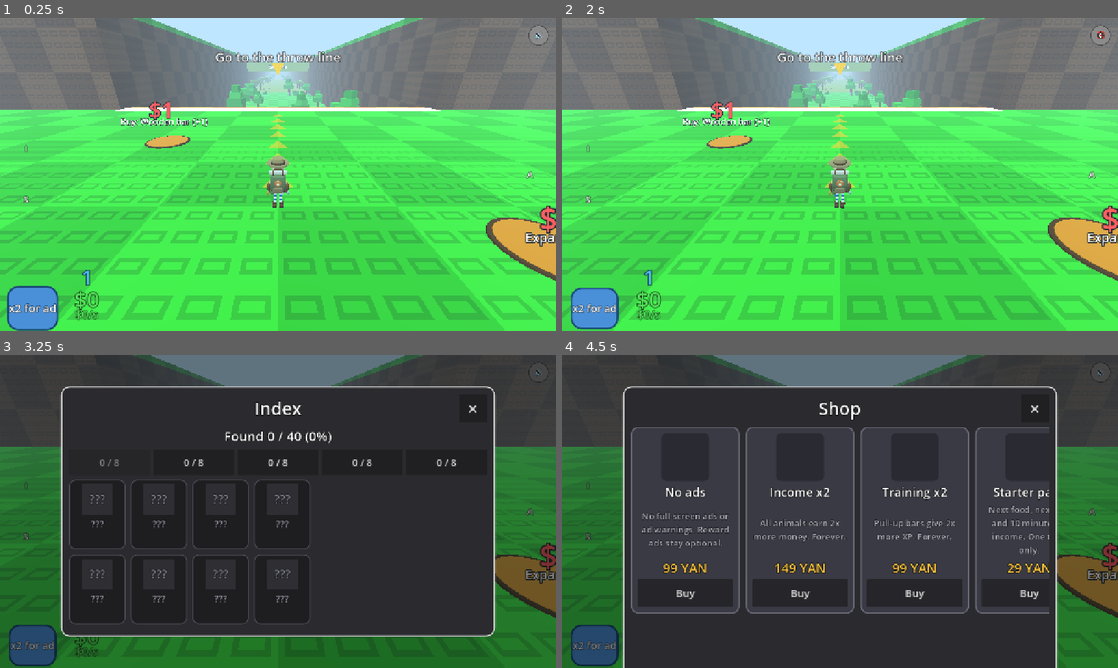
Above: before the commit, frames 1-4 (two rows, left to right).
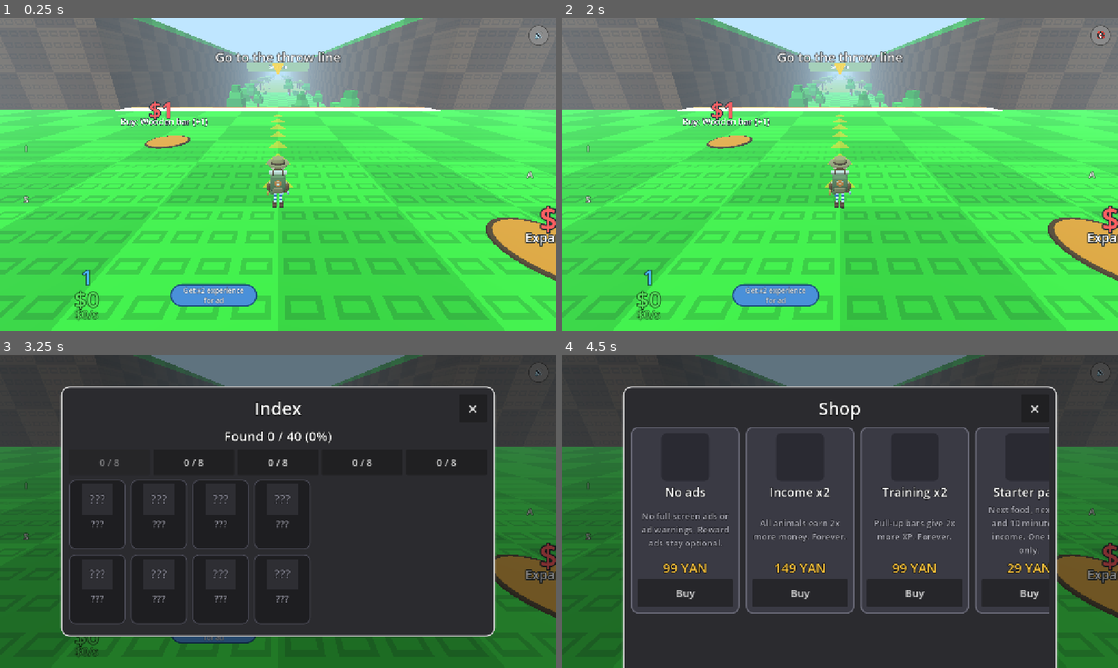
Above: after the commit, the same moments.

Repository: morrowelias9-create/feed-the-animals
Game: Godot game, scene res://scenes/main.tscn
The game is run twice, just before and just after one commit, with the same random seed, the same clock (stepped at 60 frames per second) and the same inputs.
Inputs:
- Up to frame 1 (0.25 s): no input
- Up to frame 2 (2 s): click "x2 for ad" (after the commit: "Get x2 experience for ad") at 0.5 s; click "🔊" at 1.25 s
- Up to frame 3 (3.25 s): click "🔇" at 2 s; click "I" at 2.75 s
- Up to frame 4 (4.5 s): click "×" at 3.5 s; click "S" at 4.25 s

The runs differ from the first frame. In frame 1, 2.4% of the frame differs, in the area x 1-47%, y 84-100%; in frame 2, 2.2%; in frame 3, 1.4%; in frame 4, 1.1%.

Commit message:
HUD boost button fix: position right of money counter, reduce size, remove scale pulse, add subtle opacity glow, update text to 'x2 experience for ad'

Diff:
--- a/autoload/loc.gd
+++ b/autoload/loc.gd
@@ -197,7 +197,7 @@
 	"offline_double": {"ru": "x2 за рекламу", "en": "x2 for ad"},
 
 	# Буст x2 за рекламу (T22)
-	"boost_btn": {"ru": "x2 за рекламу", "en": "x2 for ad"},
+	"boost_btn": {"ru": "Получить х2 опыта\nза рекламу", "en": "Get x2 experience\nfor ad"},
 
 	# Предупреждение перед межстраничной рекламой (путь Б, T23)
 	"ad_warning": {"ru": "Реклама через %d...", "en": "Ad in %d...", "tr": "Reklam %d saniye sonra..."},
--- a/scripts/ui/hud.gd
+++ b/scripts/ui/hud.gd
@@ -183,25 +183,24 @@
 		if not is_processing_internal():
 			set_process_internal(true)
 	else:
-		# Буст неактивен: показываем кнопку с пульсацией, прячем таймер
+		# Буст неактивен: показываем кнопку БЕЗ пульсации масштаба, с лёгким пульсированием прозрачности
 		_boost_button.visible = _full
 		_boost_timer.visible = false
 		set_process_internal(false)
-		# Запускаем пульсацию кнопки
-		_start_boost_pulse()
-
-
-func _start_boost_pulse() -> void:
+		# Тихое пульсирование прозрачности (opacity 1.0 -> 0.7 -> 1.0), без масштабирования
+		_start_boost_glow()
+
+
+func _start_boost_glow() -> void:
 	if _boost_pulse_tween != null and _boost_pulse_tween.is_valid():
 		_boost_pulse_tween.kill()
-	_boost_button.scale = Vector2.ONE
-	_boost_button.pivot_offset = _boost_button.size / 2.0
+	# Тихое пульсирование прозрачности (opacity 1.0 -> 0.7 -> 1.0), без масштабирования
 	var tween: Tween = _boost_button.create_tween()
 	tween.set_loops()
-	var grow: PropertyTweener = tween.tween_property(_boost_button, "scale", Vector2(1.15, 1.15), 0.5)
-	grow.set_trans(Tween.TRANS_SINE).set_ease(Tween.EASE_IN_OUT)
-	var shrink: PropertyTweener = tween.tween_property(_boost_button, "scale", Vector2.ONE, 0.5)
-	shrink.set_trans(Tween.TRANS_SINE).set_ease(Tween.EASE_IN_OUT)
+	var fade_out: PropertyTweener = tween.tween_property(_boost_button, "modulate:a", 0.7, 1.5)
+	fade_out.set_trans(Tween.TRANS_SINE).set_ease(Tween.EASE_IN_OUT)
+	var fade_in: PropertyTweener = tween.tween_property(_boost_button, "modulate:a", 1.0, 1.5)
+	fade_in.set_trans(Tween.TRANS_SINE).set_ease(Tween.EASE_IN_OUT)
 	_boost_pulse_tween = tween
 
 
@@ -257,58 +256,72 @@
 	_build_sound()
 
 
-# T22: создаёт кнопку буста и таймер под строкой дохода
+# T22: создаёт кнопку буста и таймер (правый верхний угол, над звуком)
 func _build_boost() -> void:
-	# Кнопка "x2 за рекламу"
+	# Кнопка "получить х2 опыта за рекламу" (прямоугольник 200×52, над звуком)
 	_boost_button = Button.new()
 	_boost_button.name = "BoostButton"
-	_boost_button.custom_minimum_size = Vector2(BOOST_BTN_SIZE, BOOST_BTN_SIZE)
-	_boost_button.size = Vector2(BOOST_BTN_SIZE, BOOST_BTN_SIZE)
+	const BOOST_BTN_W: float = 200.0
+	const BOOST_BTN_H: float = 52.0
+	_boost_button.custom_minimum_size = Vector2(BOOST_BTN_W, BOOST_BTN_H)
+	_boost_button.size = Vector2(BOOST_BTN_W, BOOST_BTN_H)
 	_boost_button.focus_mode = Control.FOCUS_NONE
 	var style: StyleBoxFlat = StyleBoxFlat.new()
 	style.bg_color = Color("#4A90D9")
-	style.set_border_width_all(4)
+	style.set_border_width_all(3)
 	style.border_color = Color("#1A4A7A")
-	style.set_corner_radius_all(int(BOOST_BTN_SIZE / 4.0))
-	for st in ["normal", "hover", "pressed", "focus"]:
+	style.set_corner_radius_all(int(BOOST_BTN_H / 2.0))
+	for st in ["normal", "hover", "pressed", "focus", "disabled"]:
 		_boost_button.add_theme_stylebox_override(st, style)
-	_boost_button.add_theme_font_size_override("font_size", 24)
-	for color_name in ["font_color", "font_hover_color", "font_pressed_color"]:
+	_boost_button.add_theme_font_size_override("font_size", 16)
+	for color_name in ["font_color", "font_hover_color", "font_pressed_color", "font_disabled_color"]:
 		_boost_button.add_theme_color_override(color_name, UiStyle.COLOR_TEXT)
 	_boost_button.add_theme_color_override("font_outline_color", UiStyle.COLOR_OUTLINE)
-	_boost_button.add_theme_constant_override("outline_size", 4)
+	_boost_button.add_theme_constant_override("outline_size", 3)
+	# Текст на двух строках
 	_boost_button.text = Loc.t("boost_btn")
-	# Подняли выше, чтобы влезало в 720p
-	_boost_button.position = Vector2(20.0, 620.0)
+	_boost_button.autowrap_mode = TextServer.AUTOWRAP_WORD_SMART
+	# Позиция: справа от счетчика денег (справа от _money)
+	# Деньги: x=20, ширина=360, заканчиваются на x=380
+	# Буст: справа от денег с зазором 12px, по центру по вертикали относительно денег
+	var money_x: float = 20.0
+	var money_w: float = 360.0
+	var money_h: float = 50.0
+	var money_y: float = 612.0
+	var gap: float = 12.0
+	_boost_button.position = Vector2(money_x + money_w + gap, money_y)
 	_boost_button.pressed.connect(_on_boost_pressed)
 	add_child(_boost_button)
 
-	# Таймер буста "x2 MM:SS"
+	# Таймер буста "х2 MM:SS" — под кнопкой
 	_boost_timer = Label.new()
 	_boost_timer.name = "BoostTimer"
 	_boost_timer.mouse_filter = Control.MOUSE_FILTER_IGNORE
-	_boost_timer.horizontal_alignment = HORIZONTAL_ALIGNMENT_LEFT
+	_boost_timer.horizontal_alignment = HORIZONTAL_ALIGNMENT_CENTER
 	_boost_timer.vertical_alignment = VERTICAL_ALIGNMENT_CENTER
-	_boost_timer.add_theme_font_size_override("font_size", 30)
+	_boost_timer.add_theme_font_size_override("font_size", 20)
 	_boost_timer.add_theme_color_override("font_color", UiStyle.COLOR_MONEY)
 	_boost_timer.add_theme_color_override("font_outline_color", UiStyle.COLOR_OUTLINE)
 	_boost_timer.add_theme_constant_override("outline_size", 4)
-	_boost_timer.position = Vector2(20.0, 735.0)
-	_boost_timer.size = Vector2(300.0, BOOST_BTN_SIZE)
+	_boost_timer.position = Vector2(money_x + money_w + gap, money_y + BOOST_BTN_H + 4.0)
+	_boost_timer.size = Vector2(BOOST_BTN_W, 28.0)
 	_boost_timer.visible = false
 	add_child(_boost_timer)
 
-	# Изначально: если буст не активен — кнопка видна с пульсацией
+	# Изначально: если буст не активен — кнопка видна БЕЗ пульсации, с лёгким пульсированием прозрачности
 	var active: bool = Game._boost_active()
 	_boost_active = active
 	if active:
 		_boost_button.visible = false
 		_boost_timer.visible = _full
-		set_process_internal(true)
+		if not is_processing_internal():
+			set_process_internal(true)
 	else:
 		_boost_button.visible = _full
 		_boost_timer.visible = false
-		_start_boost_pulse()
+		set_process_internal(false)
+		# Тихое пульсирование прозрачности (opacity 1.0 -> 0.7 -> 1.0), без масштабирования
+		_start_boost_glow()
 
 
 # T26: создаёт маленькую кнопку звука в правом верхнем углу
